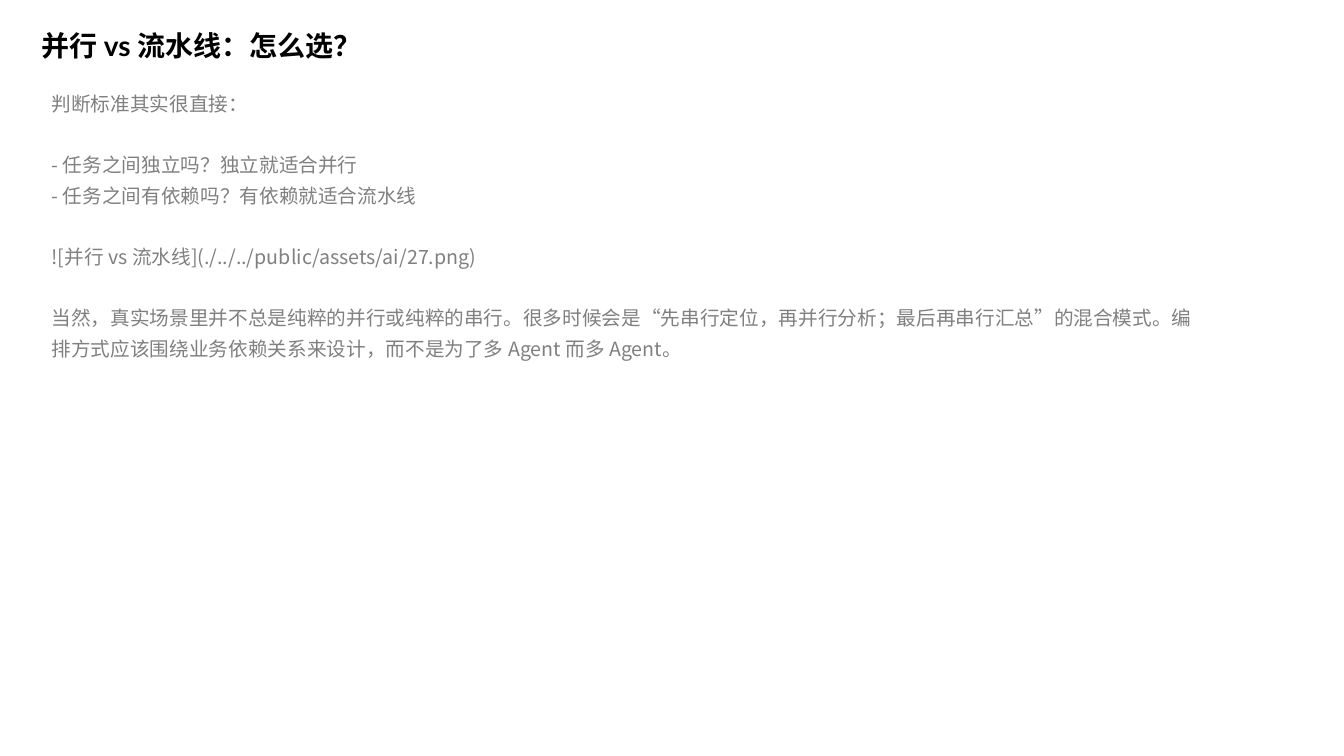
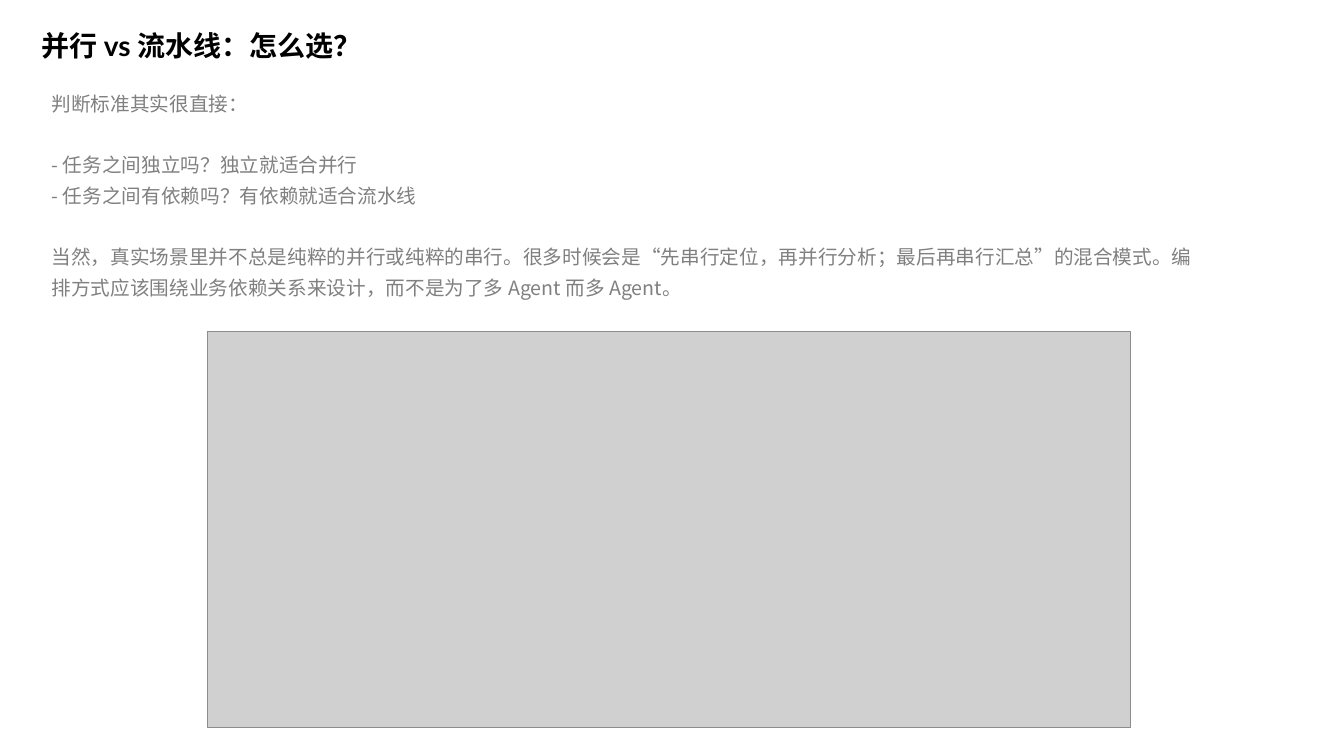
Before and after one commit to enson0131/vitePress-blob, a slide deck: slide 15 of docs/public/assets/ppt/Claude Code 中的 SubAgent.pptx. Drawn at 1344x756 pixels with LibreOffice and Linux fonts; fonts in the diff are those of the drawing; grey boxes stand for pictures. Boxes give left, top, right and bottom in pixels: in the first picture for what was removed or moved away, otherwise in the second. Text is boxed around its words. In the diff, an @@ line names an element or a change of style, - is before the commit and + after.

```diff
--- a/docs/public/assets/ppt/Claude Code 中的 SubAgent.pptx
+++ b/docs/public/assets/ppt/Claude Code 中的 SubAgent.pptx
@@ text at [52, 247, 476, 269]: paragraph removed @@
-![并行 vs 流水线](./../../public/assets/ai/27.png)
@@ picture added at [208, 332, 1131, 728] @@
```
Also in this commit, not shown: 11 other slides changed, 1 other file.
